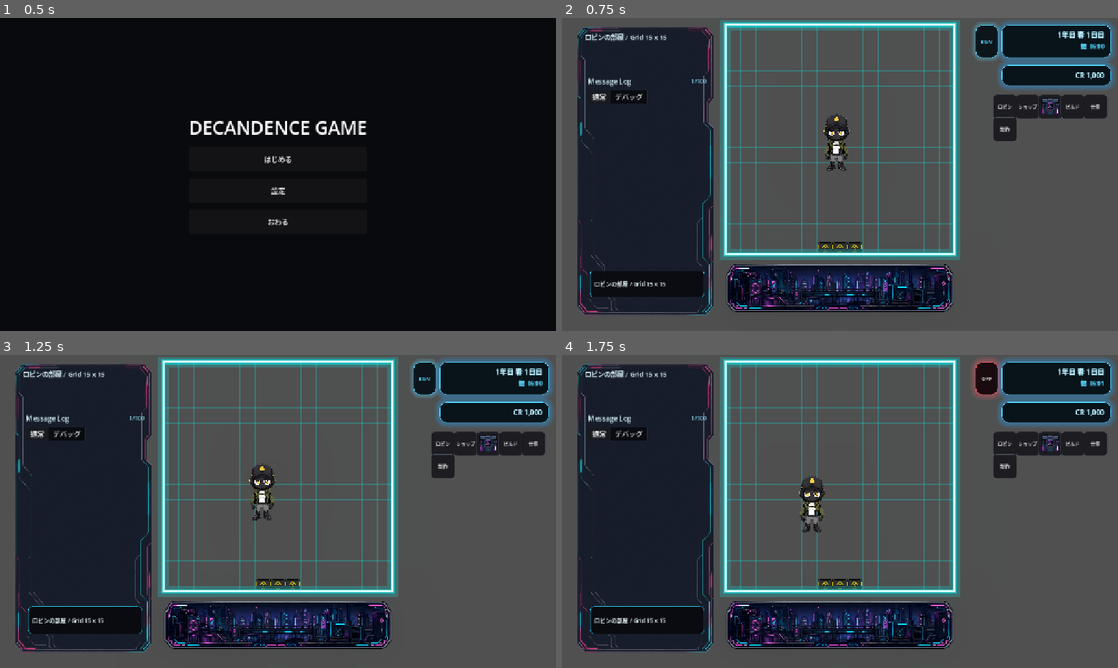
Above: before the commit, frames 1-4 (two rows, left to right).
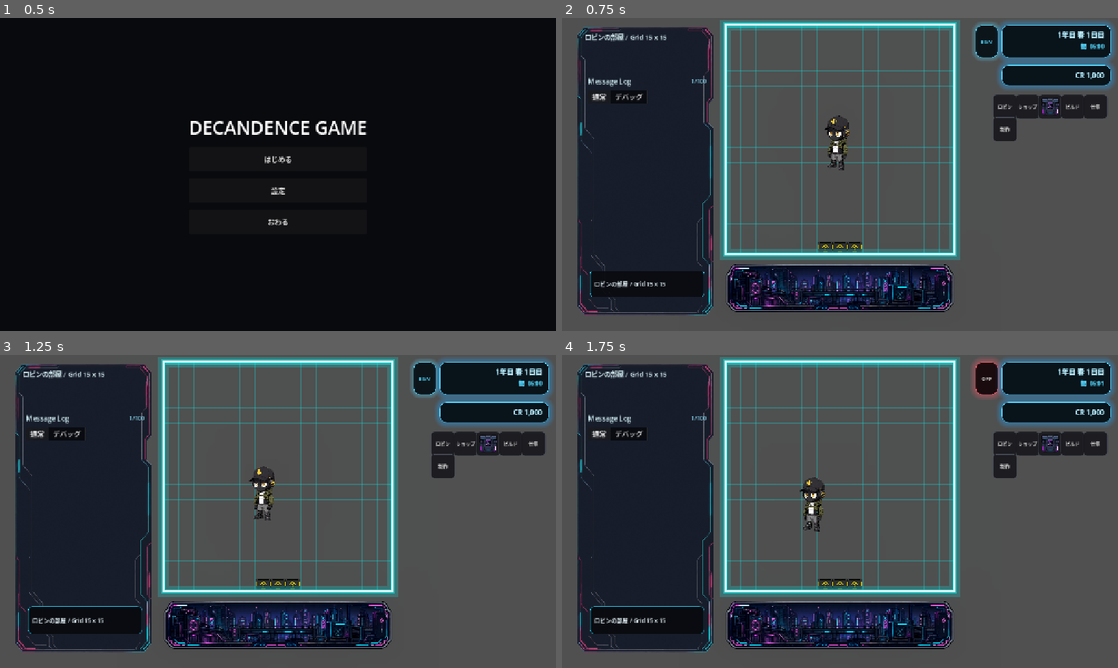
Above: after the commit, the same moments.

Repository: grimoire1089-coder/optimistic
Game: Godot game, scene res://Scenes/Boot/TitleScene.tscn
Same seed, same stepped clock (60 frames per second), same inputs: the game is played once before the commit and once after it. Sound files missing from this copy of the repository are replaced by a short silence.
Inputs:
- Up to frame 1 (0.5 s): no input
- Up to frame 2 (0.75 s): click "はじめる" at 0.5 s
- Up to frame 3 (1.25 s): no input
- Up to frame 4 (1.75 s): click "BGM" at 1.25 s

Frame 1 is identical in both runs. In frame 2, 0.3% of the frame differs, in the area x 47-52%, y 30-49%; in frame 3, 0.4%, in the area x 44-50%, y 34-53%; in frame 4, 0.4%.
Error before the commit: Attempt to call function 'setup' in base 'null instance' on a null instance. (res://Scripts/Characters/Robin/RobinWanderActor.gd:45)

Commit message:
Add craft behavior module to Robin scene

Diff:
--- a/Scenes/Characters/Robin/RobinWanderActor.tscn
+++ b/Scenes/Characters/Robin/RobinWanderActor.tscn
@@ -12,6 +12,7 @@
 [ext_resource type="Script" path="res://Scripts/Characters/Modules/AICharacterActionProgressBarModule.gd" id="10_action_progress_bar"]
 [ext_resource type="Script" path="res://Scripts/Characters/Modules/AICharacterActionItemDisplayModule.gd" id="11_action_item_display"]
 [ext_resource type="Script" path="res://Scripts/Characters/Modules/AICharacterEntranceTravelBehaviorModule.gd" id="12_entrance_travel"]
+[ext_resource type="Script" path="res://Scripts/Characters/Modules/AICharacterCraftBehaviorModule.gd" id="13_craft_behavior"]
 
 [sub_resource type="CircleShape2D" id="CircleShape2D_robin"]
 radius = 8.0
@@ -80,6 +81,15 @@
 drink_sfx_path = "res://Assets/Audio/SFX/Game/drink.ogg"
 drink_sfx_delay_seconds = 0.75
 
+[node name="AICharacterCraftBehaviorModule" type="Node" parent="."]
+script = ExtResource("13_craft_behavior")
+inventory_module_path = NodePath("../RobinInventoryModule")
+furniture_root_path = NodePath("../../RobinRoomMap/FurnitureRoot")
+furniture_placement_module_path = NodePath("../../FurniturePlacementModule")
+room_map_path = NodePath("../../RobinRoomMap")
+walk_speed = 80.0
+actor_grid_footprint = Vector2i(2, 4)
+
 [node name="AICharacterEntranceTravelBehaviorModule" type="Node" parent="."]
 script = ExtResource("12_entrance_travel")
 room_map_path = NodePath("../../RobinRoomMap")
@@ -95,12 +105,14 @@
 script = ExtResource("10_action_progress_bar")
 hydrate_behavior_path = NodePath("../AICharacterHydrateBehaviorModule")
 sleep_behavior_path = NodePath("../AICharacterSleepBehaviorModule")
+craft_behavior_path = NodePath("../AICharacterCraftBehaviorModule")
 bar_offset = Vector2(-42, -88)
 bar_size = Vector2(84, 10)
 
 [node name="AICharacterActionItemDisplayModule" type="Node" parent="."]
 script = ExtResource("11_action_item_display")
 hydrate_behavior_path = NodePath("../AICharacterHydrateBehaviorModule")
+craft_behavior_path = NodePath("../AICharacterCraftBehaviorModule")
 item_center_offset = Vector2(0, -18)
 item_display_size = Vector2(70, 70)
 
Not shown: 1 places in Scenes/Characters/Robin/RobinWanderActor.tscn that only renumber resources
